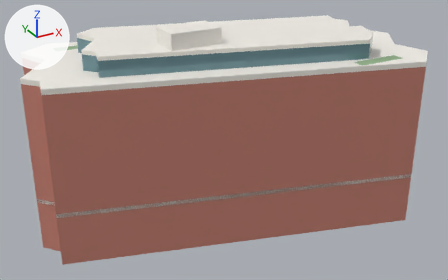
Renders of the Blender file assets/models/chan.blend from each side of a commit.
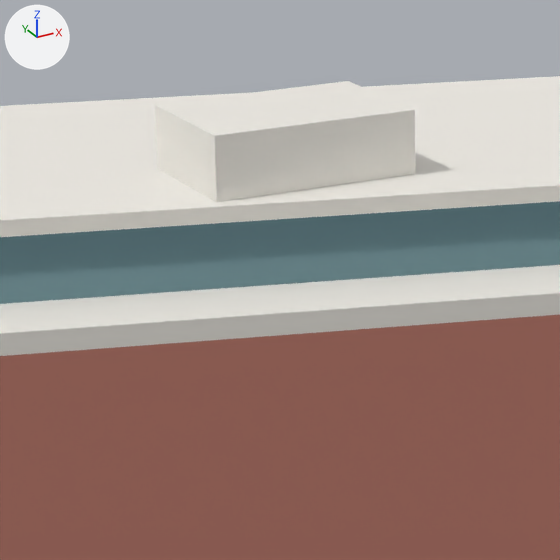
The first picture shows the older version from a 50 mm lens placed at (-34.7, -62.4, 40.6), pointed at (-0.7, -0.6, 9.7). The close-ups show the older and then the newer version on the part from 26% to 58% of the width and 0% to 50% of the height of that picture. Only the edits that show in the close-ups are written down. The axes (+X, +Y, +Z) are drawn at upper left. The lights are the same throughout.

The older version as bpy lines, for what is in view:
```python
me_csw_canopy = bpy.data.meshes.new('CSW_canopy')
me_csw_canopy.from_pydata(...)  # 24 vertices, 14 faces; spans x -23.6..23.2, y -14.2..14.1, z 20.0..20.6
me_csw_canopy.materials.append(mat_csw_white)  # white #f3f0e8
me_csw_penthouse = bpy.data.meshes.new('CSW_penthouse')
me_csw_penthouse.from_pydata(...)  # 24 vertices, 14 faces; spans x -17.0..16.7, y -10.2..10.2, z 20.0..22.4
me_csw_penthouse.materials.append(mat_csw_glass)  # cyan #6f939b
me_cube_019 = bpy.data.meshes.new('Cube.019')
me_cube_019.from_pydata(...)  # a box spanning x -0.5..0.5, y -0.5..0.5, z -0.5..0.5
me_cube_019.materials.append(mat_csw_white)  # white #f3f0e8
ob_csw_canopy = bpy.data.objects.new('CSW_canopy', me_csw_canopy)
ob_csw_canopy.location = (0.0, 0.0, 0.0)
ob_csw_penthouse = bpy.data.objects.new('CSW_penthouse', me_csw_penthouse)
ob_csw_penthouse.location = (0.0, 0.0, 0.0)
ob_csw_roof_plant = bpy.data.objects.new('CSW_roof_plant', me_cube_019)
ob_csw_roof_plant.location = (-5.77, -1.78, 23.75)
ob_csw_roof_plant.scale = (6.0, 4.0, 1.8)
# also in view: 'CSW_tower' at (-0.2, 0.0, 13.0); 'CSW_roof' at (-0.2, 0.0, 22.6)
```
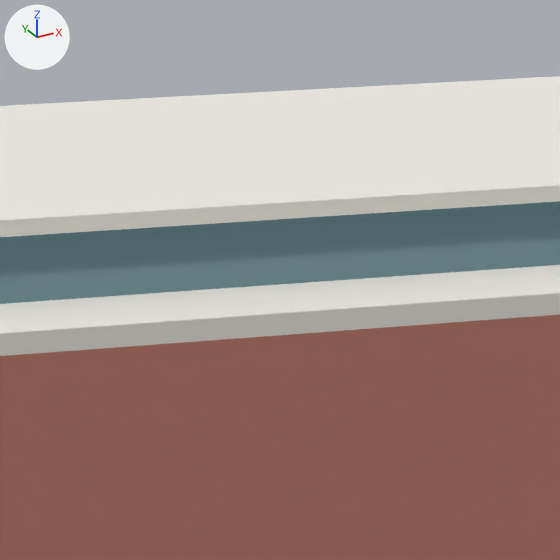
The change, as a diff of the scene's bpy script:
```diff
--- a/assets/models/chan.blend.py
+++ b/assets/models/chan.blend.py
@@ ob_csw_roof_plant @@
-ob_csw_roof_plant = bpy.data.objects.new('CSW_roof_plant', me_cube_019)
-ob_csw_roof_plant.location = (-5.77, -1.78, 23.75)
-ob_csw_roof_plant.scale = (6.0, 4.0, 1.8)
```

Pixel boxes (x1, y1, x2, y2) of what changed, in the close-ups (560 x 560 px):
'CSW_roof_plant', deleted
    before: (154, 81, 415, 202)
